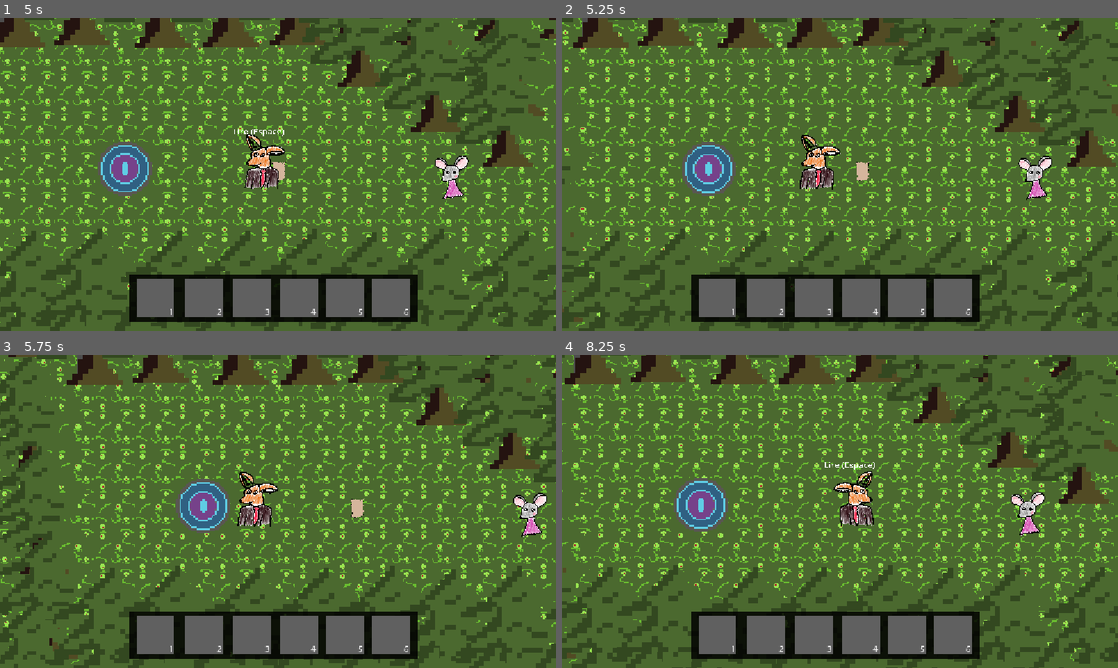
Above: before the commit, frames 1-4 (two rows, left to right).
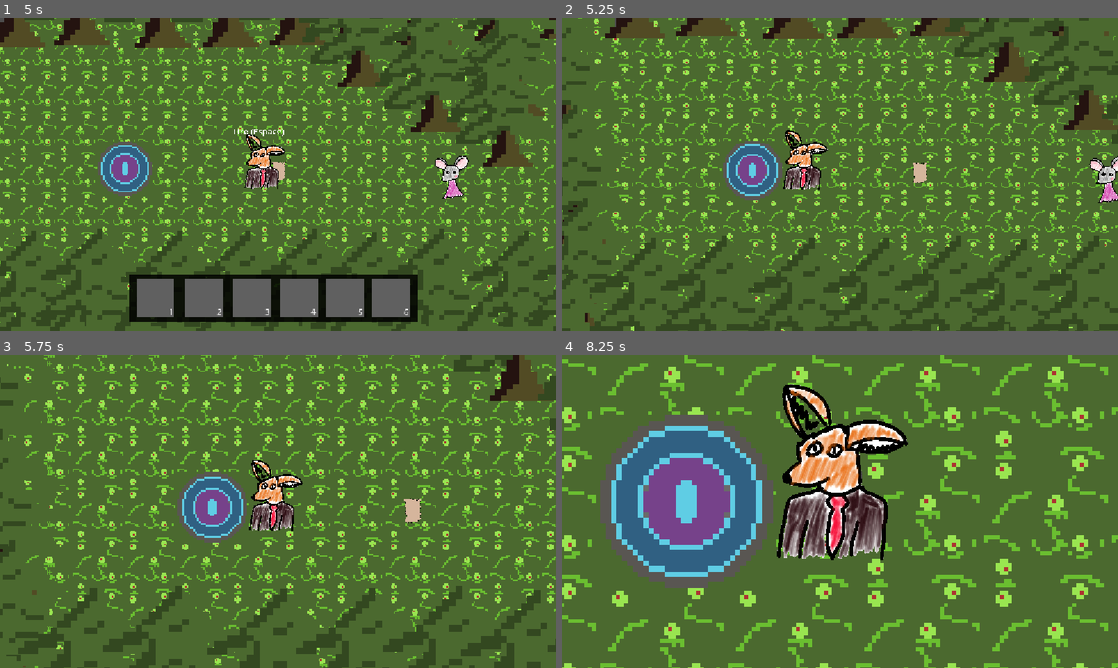
Above: after the commit, the same moments.

Repository: ygrecky/GameJam1
Game: Godot game, scene res://scenes/game_controller.tscn
Same seed, same stepped clock (60 frames per second), same inputs: the game is played once before the commit and once after it.
Inputs (mouse positions are in pixels of both pictures, inside the frame that each line leads up to):
- Up to frame 1 (5 s): click (278, 215) at 0.5 s; hold Right (right) 1.28-2.03 s; hold Q (A) 1.28-2.03 s; hold Down (down) 2.03-2.78 s; tap E (E) at 2.1 s; hold Right (right) 2.78-3.53 s; hold 1 (Slot 1) 2.78-3.53 s; hold Up (up) 3.53-4.28 s; tap 2 (Slot 2) at 3.6 s; hold Left (left) from 4.28 s (still down); hold 3 (Slot 3) from 4.28 s (still down)
- Up to frame 2 (5.25 s): keep holding Left (left); release 3 (Slot 3) at 5.03 s; tap 4 (Slot 4) at 5.1 s
- Up to frame 3 (5.75 s): keep holding Left (left)
- Up to frame 4 (8.25 s): release Left (left) at 5.78 s; hold Down (down) 5.78-6.53 s; hold 5 (Slot 5) 5.78-6.53 s; hold Right (right) 6.53-7.28 s; tap 6 (Slot 6) at 6.6 s; hold Up (up) 7.28-8.03 s; hold Space (action_1) 7.28-8.03 s; hold Right (right) from 8.03 s (still down); tap Q (A) at 8.1 s

Frame 1 is identical in both runs. In frame 2, 48% of the frame differs, in the area x 0-100%, y 0-100%; in frame 3, 45%; in frame 4, 56%.

Commit message:
restart bug

Diff:
--- a/scenes/PNJ/orso.gd
+++ b/scenes/PNJ/orso.gd
@@ -13,6 +13,7 @@
 	Global.player.carreau = true
 	forgé = true
 func talk_to():
+	Global.speaker = "forgeron"
 	var bdd = text_box.instantiate()
 	if(not(Global.player.object_unlocked[0])):
 		dialogue = [["Eh BAH! Comment je fais moi pour forger si j’peux même pas souffler mon feu!!"],
--- a/scenes/PNJ/pretre.gd
+++ b/scenes/PNJ/pretre.gd
@@ -1,5 +1,15 @@
 extends Pnj
 
+
+func talk_to():
+	Global.speaker = "prêtre"
+	var bdd = text_box.instantiate()
+	bdd.speakerPnj = self
+	bdd.dialogue = dialogue
+	bdd.speaker2 = pnj_name
+	bdd.sprite2 = $Sprite2D.texture
+	Global.game_controller.current_2d_scene.add_child.call_deferred(bdd)
+	bdd.ending_func = ending_func
 
 # Called when the node enters the scene tree for the first time.
 func _ready() -> void:
--- a/scenes/PNJ/souris.gd
+++ b/scenes/PNJ/souris.gd
@@ -6,6 +6,7 @@
 
 
 func talk_to():
+	Global.speaker = "souris"
 	var bdd = text_box.instantiate()
 	bdd.speakerPnj = self
 	bdd.dialogue = dialogue
--- a/scenes/PNJ/souris_cachée1.gd
+++ b/scenes/PNJ/souris_cachée1.gd
@@ -10,6 +10,7 @@
 
 
 func talk_to():
+	Global.speaker = "souris"
 	var bdd = text_box.instantiate()
 	bdd.speakerPnj = self
 	bdd.dialogue = dialogue
--- a/scenes/PNJ/souris_cachée2.gd
+++ b/scenes/PNJ/souris_cachée2.gd
@@ -17,6 +17,7 @@
 
 
 func talk_to():
+	Global.speaker = "souris"
 	var bdd = text_box.instantiate()
 	bdd.speakerPnj = self
 	bdd.dialogue = dialogue
--- a/scenes/PNJ/souris_entrée_village.gd
+++ b/scenes/PNJ/souris_entrée_village.gd
@@ -2,6 +2,7 @@
 
 
 func talk_to():
+	Global.speaker = "souris"
 	var bdd = text_box.instantiate()
 	bdd.speakerPnj = self
 	bdd.dialogue = dialogue
--- a/scripts/aiguille_horloge.gd
+++ b/scripts/aiguille_horloge.gd
@@ -3,16 +3,16 @@
 @onready var horloge: Sprite2D = $horloge
 @onready var aiguille: Sprite2D = $aiguille/Sprite2D
 
-
 # Called when the node enters the scene tree for the first time.
 func _ready() -> void:
-	Global.resart_boucle = self
-	Global.resart_boucle.visible = false
+	Global.restart_boucle = false
+	visible = true
 
 
 # Called every frame. 'delta' is the elapsed time since the previous frame.
 func _process(delta: float) -> void:
-	if Global.resart_boucle.visible == true:
+	if Global.restart_boucle == true:
+		visible  = true
 		Global.player.isTalking = true
 		Global.player.position = aiguille.position
 		$aiguille.rotate(-0.1)
@@ -20,5 +20,6 @@
 		Global.player.camera.zoom = Vector2(Global.player.camera.zoom.x*1.006, Global.player.camera.zoom.y*1.006)
 		if Global.player.camera.zoom.x > 2:
 			Global.inMenu = true
-			Global.resart_boucle.visible = false
+			Global.restart_boucle = false
+			visible = false
 			Global.game_controller.restart_loop()
--- a/scripts/global.gd
+++ b/scripts/global.gd
@@ -4,19 +4,20 @@
 var time : int
 var inMenu = true
 var lettre_grimoire = false
-var resart_boucle : Node2D
+var restart_boucle = true
 var speaker = ""
+var durée_boucle = 5
 
 
 func finir_le_jeu():
-	Global.resart_boucle.visible = true
+	restart_boucle = true
 	time = Time.get_ticks_msec() * 1000
-	get_tree().create_timer(180).timeout.connect(func() : finir_le_jeu())
+	get_tree().create_timer(durée_boucle).timeout.connect(func() : finir_le_jeu())
 
 # Called when the node enters the scene tree for the first time.
 func _ready() -> void:
 	time = Time.get_ticks_msec() * 1000
-	get_tree().create_timer(180).timeout.connect(func() : finir_le_jeu())
+	get_tree().create_timer(durée_boucle).timeout.connect(func() : finir_le_jeu())
 
 # Called every frame. 'delta' is the elapsed time since the previous frame.
 func _process(delta: float) -> void:
--- a/scripts/player.gd
+++ b/scripts/player.gd
@@ -34,10 +34,16 @@
 
 var barrone_aimant
 
+func demon_random():
+	var liste_perso = ["souris", "eusebio", "forgeron", "paysan", "prêtre", "baron", "baronne"]
+	var demon = liste_perso[randi_range(0, 6)]
+
+
 func _ready():
 	Global.player = self
 	interaction_label.visible = false
 	speed = 400
+	demon_random()
 
 func get_input(delta):
 	aimant_activé = actions_pressed[aimant_index]
--- a/scripts/sceaux.gd
+++ b/scripts/sceaux.gd
@@ -9,7 +9,7 @@
 
 # Called every frame. 'delta' is the elapsed time since the previous frame.
 func _process(delta: float) -> void:
-	if (not Global.inMenu) and Global.player.isTalking:
+	if (not Global.inMenu) and Global.player.isTalking and (not Global.restart_boucle):
 		$sceaux/sceaux_texture.texture = load("res://assets/Sceaux/"+Global.speaker+".png")
 		$sceaux.visible = true
 	else:
Renamed: assets/Sceaux/baron et baronne.png -> assets/Sceaux/baronne.png
Not shown, changed: assets/Sceaux/baronne.png.import
Not shown, changed: assets/.DS_Store
